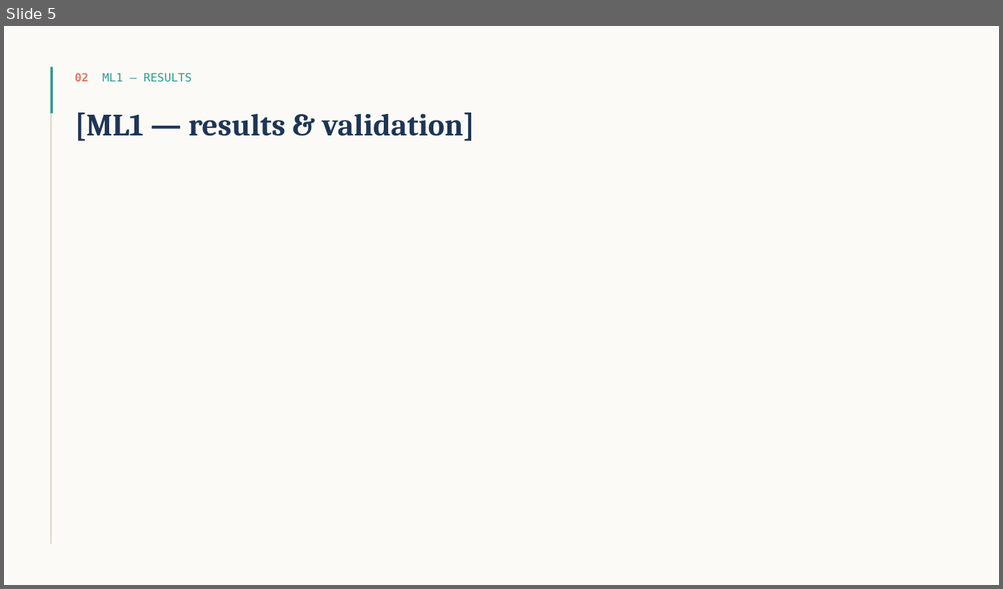
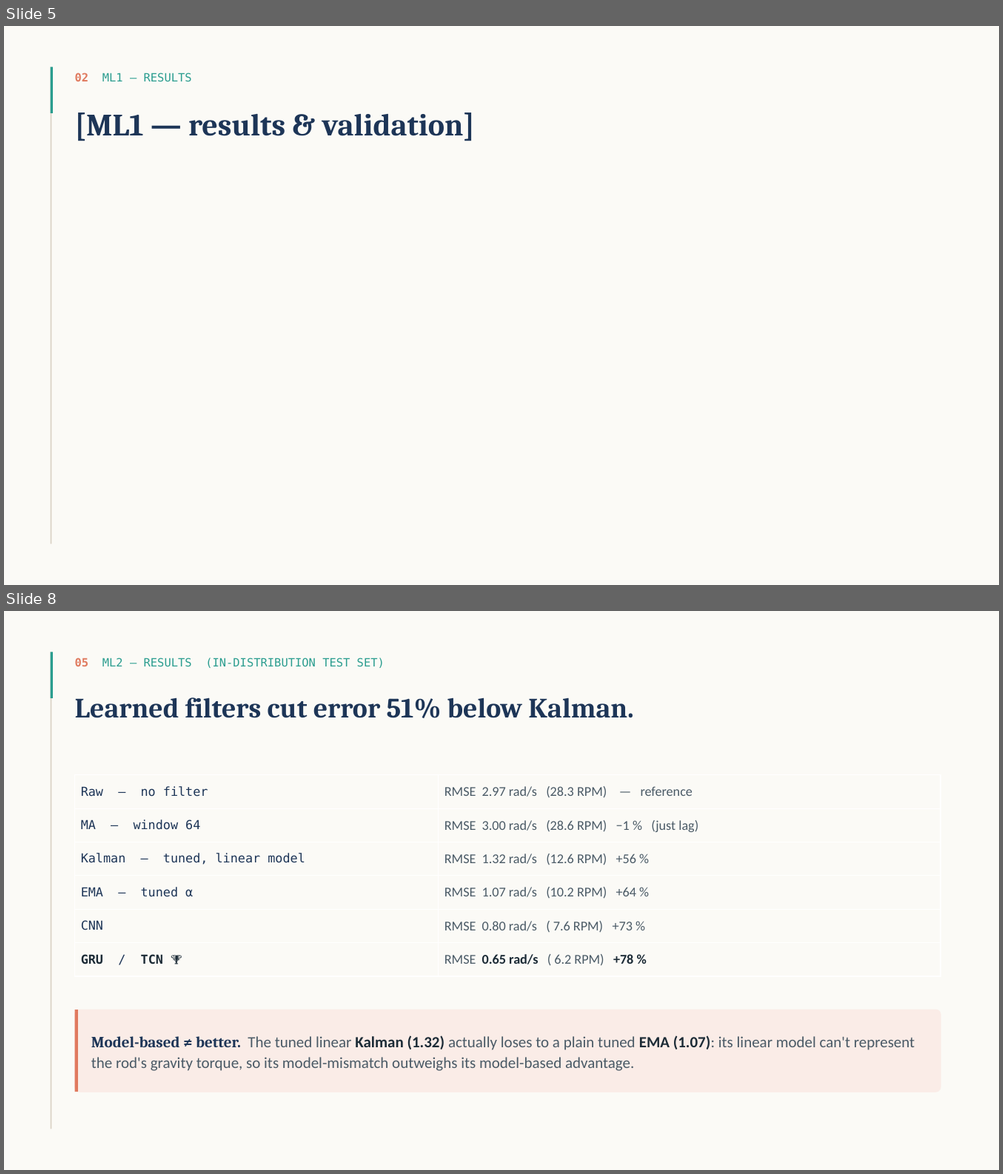
Before and after one commit to Riad-Attou/ai-electrical-engineering, a slide deck: presentation.pptx. Shown one above the other, each under a label of ours: slide 5 before the commit, slides 5 and 8 after it; the slides between them are not shown. The pictures are 1003x589 and 1003x1174 pixels, drawn with LibreOffice and Linux fonts; fonts in the diff are those of the drawing. Boxes give left, top, right and bottom in pixels: in the first picture for what was removed or moved away, otherwise in the second. Text is boxed around its words. In the diff, an @@ line names an element or a change of style, - is before the commit and + after.

```diff
--- a/presentation.pptx
+++ b/presentation.pptx
@@ slide 8 added at (4, 611, 999, 1170), background #FBFAF6 @@
@@ rectangle added at (51, 652, 52, 1130), fill #D9D2C4 @@
@@ rectangle added at (51, 652, 53, 698), fill #2A9D8F @@
@@ text added at (75, 658, 384, 668), 11 pt, text #2A9D8F @@
+05 ML2 — RESULTS (IN-DISTRIBUTION TEST SET)
@@ text added at (75, 698, 634, 718), 27 pt, text #1D3557, bold @@
+Learned filters cut error 51% below Kalman.
@@ table added at (75, 775, 940, 977), 6 rows, 2 columns @@
+Raw — no filter | RMSE 2.97 rad/s (28.3 RPM) — reference
+MA — window 64 | RMSE 3.00 rad/s (28.6 RPM) −1 % (just lag)
+Kalman — tuned, linear model | RMSE 1.32 rad/s (12.6 RPM) +56 %
+EMA — tuned α | RMSE 1.07 rad/s (10.2 RPM) +64 %
+CNN | RMSE 0.80 rad/s ( 7.6 RPM) +73 %
+GRU / TCN 🏆 | RMSE 0.65 rad/s ( 6.2 RPM) +78 %
@@ rounded rectangle added at (75, 1010, 940, 1092), fill #FAECE7, outline #FAECE7 1 pt @@
@@ rectangle added at (75, 1010, 78, 1092), fill #E07A5F @@
@@ text added at (91, 1036, 914, 1071), 15 pt, text #4A5A66 @@
+Model-based ≠ better. The tuned linear Kalman (1.32) actually loses to a plain tuned EMA (1.07): its linear model can't represent the rod's gravity torque, so its model-mismatch outweighs its model-based advantage.
```
Also in this commit, not shown: 2 slides changed, 3 other slides added, 4 slides removed, 41 other files.
